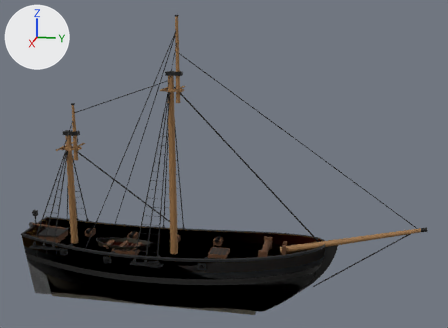
The glTF model assets/ships/ketch/ketch.glb as it was, and as the next commit left it.
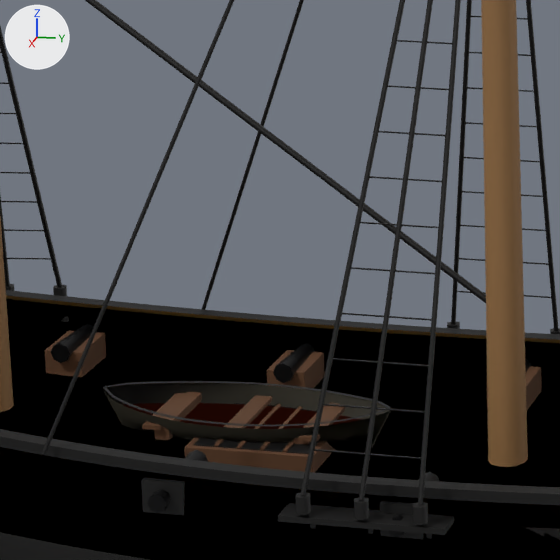
There are two pictures of each version: one whole from a camera (50 mm lens) standing at (34.29, 12.12, 15.64) and looking at (-0.23, 5.21, 7.01), one close up on the part from 17% to 41% of the width and 50% to 83% of the height. The axes (+X, +Y, +Z) are drawn at upper left. The lights are the same throughout. The first two pictures are the older version. Vertices at exactly the same position are counted once.

Objects in the first close-up: 'hull'.
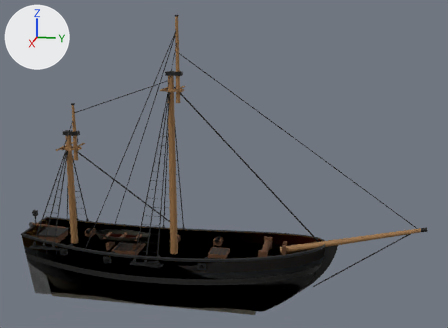
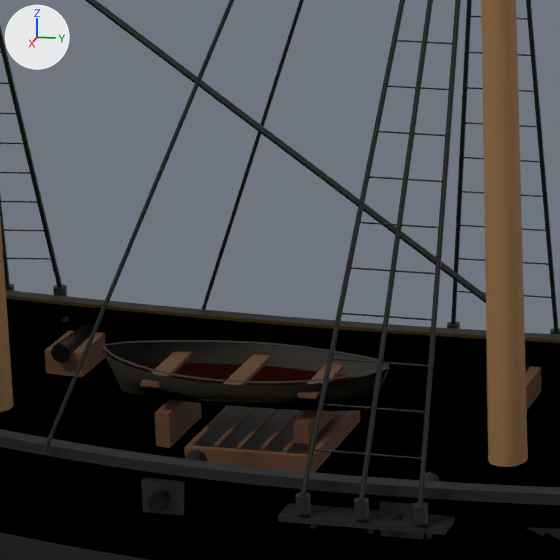
Changed parts and their boxes (x1, y1, x2, y2) in the close-ups (560 x 560 px; the box of a moved part takes in the faces that stretch with it):
part 1 of me_hull, moved or reshaped
    before: (103, 390, 389, 450)
    after: (102, 350, 388, 411)
part 2 of me_hull, moved or reshaped
    before: (107, 383, 391, 446)
    after: (105, 343, 390, 406)
part 3 of me_hull, moved or reshaped
    before: (122, 403, 383, 429)
    after: (125, 363, 354, 386)
part 4 of me_hull, moved or reshaped
    before: (298, 402, 345, 442)
    after: (297, 362, 344, 399)
part 5 of me_hull, moved or reshaped
    before: (224, 395, 272, 428)
    after: (223, 354, 270, 385)
part 6 of me_hull, moved or reshaped
    before: (142, 393, 186, 430)
    after: (141, 351, 193, 387)
part 7 of me_hull, moved or reshaped (mostly hidden before)
    before: (293, 406, 326, 445)
    after: (293, 410, 337, 444)
part 8 of me_hull, moved or reshaped
    before: (154, 392, 202, 440)
    after: (155, 399, 202, 448)
part 9 of me_hull, moved or reshaped
    before: (104, 387, 389, 426)
    after: (101, 345, 388, 383)
part 10 of me_hull, moved or reshaped
    before: (103, 381, 391, 409)
    after: (101, 340, 389, 366)

The change, as a diff of the scene's bpy script:
```diff
--- a/assets/ships/ketch/ketch.glb.py
+++ b/assets/ships/ketch/ketch.glb.py
@@ me_hull @@
 me_hull.from_pydata(...)  # 5928 vertices, 10152 faces; spans x -3.0..3.0, y -7.7..16.8, z -2.2..15.5
 # used by ob_hull; location = (0.0, 0.0, 0.0)
+# me_hull part 1: the loose piece of 108 vertices spanning x 0.0..0.7, y -2.9..0.7, z 1.3..1.9 is moved by (0.0, 0.0, 0.5)
+# me_hull part 2: the loose piece of 108 vertices spanning x -0.7..0.0, y -2.9..0.7, z 1.3..1.9 is moved by (0.0, 0.0, 0.5)
+# me_hull part 3: the loose piece of 36 vertices spanning x -0.5..0.5, y -2.8..0.6, z 1.6..1.7 is moved by (0.0, 0.0, 0.5)
+# me_hull part 4: the loose piece of 8 vertices spanning x -0.6..0.6, y -0.2..0.0, z 1.6..1.7 is moved by (0.0, 0.0, 0.5)
+# me_hull part 5: the loose piece of 8 vertices spanning x -0.6..0.6, y -1.2..-1.0, z 1.6..1.7 is moved by (0.0, 0.0, 0.5)
+# me_hull part 6: the loose piece of 8 vertices spanning x -0.6..0.6, y -2.2..-1.9, z 1.6..1.7 is moved by (0.0, 0.0, 0.5)
+# me_hull part 7: the loose piece of 8 vertices spanning x -0.5..0.5, y -0.3..-0.1, z 1.4..1.6 is scaled about its middle by (0.949, 1, 2.77)
+# me_hull part 8: the loose piece of 8 vertices spanning x -0.5..0.5, y -2.0..-1.9, z 1.5..1.7 is scaled about its middle by (0.949, 1, 2.51)
+# me_hull part 9: the loose piece of 36 vertices spanning x 0.0..0.7, y -2.9..0.7, z 1.8..1.9 is moved by (0.0, 0.0, 0.5)
+# me_hull part 10: the loose piece of 36 vertices spanning x -0.7..0.0, y -2.9..0.7, z 1.8..1.9 is moved by (0.0, 0.0, 0.5)
 me_hull.materials.append(mat_bottom)
```
